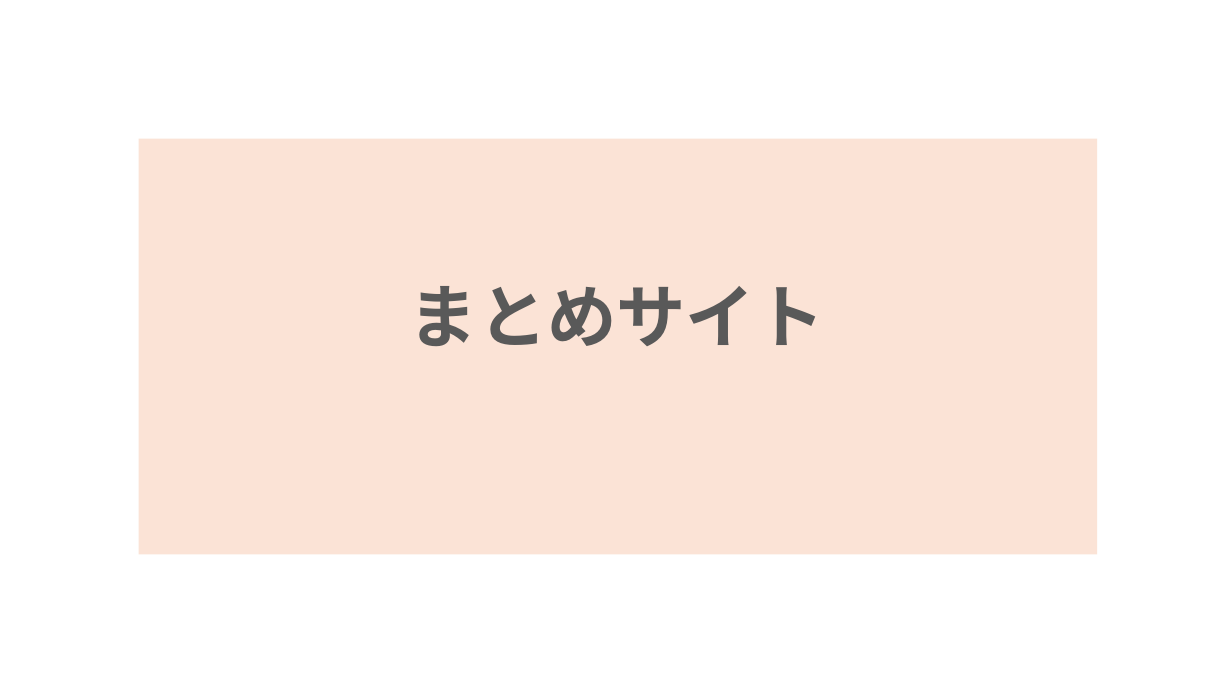
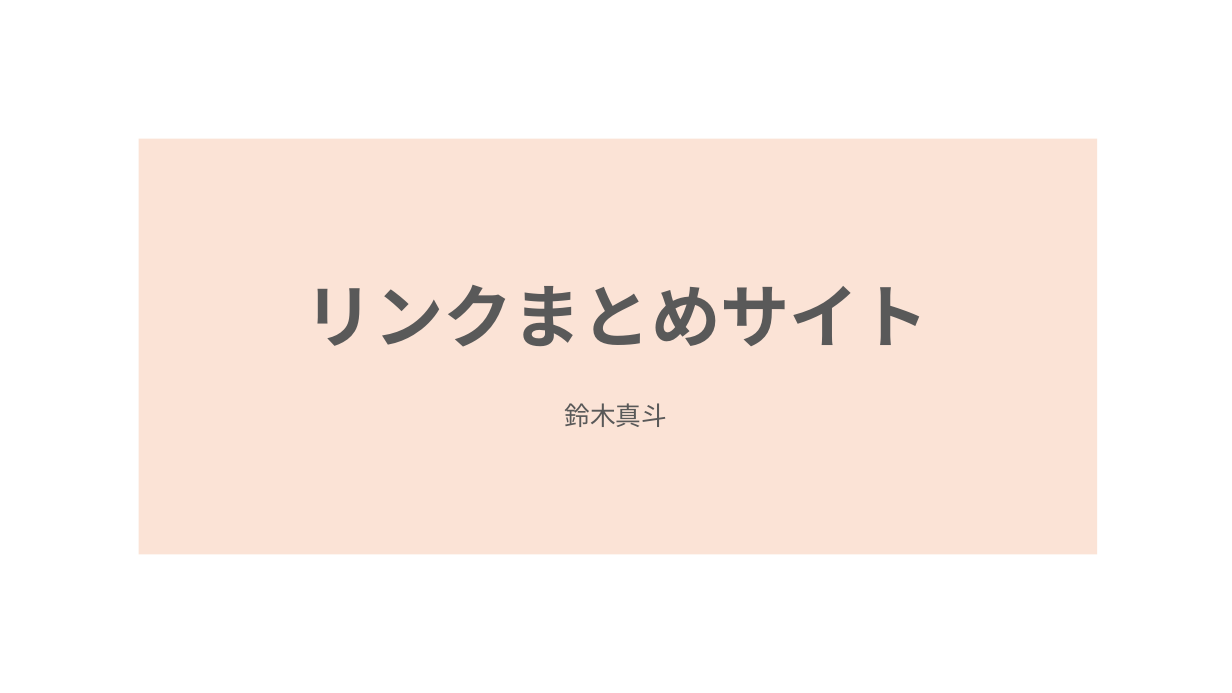
Before and after one commit to manato3874/flutter_application_1, a slide deck: slide 1 of lib/project/仕様書.pptx. Drawn at 1232x693 pixels with LibreOffice and Linux fonts; fonts in the diff are those of the drawing. Boxes give left, top, right and bottom in pixels: in the first picture for what was removed or moved away, otherwise in the second. Text is boxed around its words. In the diff, an @@ line names an element or a change of style, - is before the commit and + after.

```diff
--- a/lib/project/仕様書.pptx
+++ b/lib/project/仕様書.pptx
@@ title at (305, 285, 929, 347): text changed @@
-まとめサイト
+リンクまとめサイト
@@ subtitle added at (565, 403, 668, 427), 20 pt, text #595959 @@
+鈴木真斗
```
Also in this commit, not shown: 3 other slides changed, 2 slides added, 4 other files.
